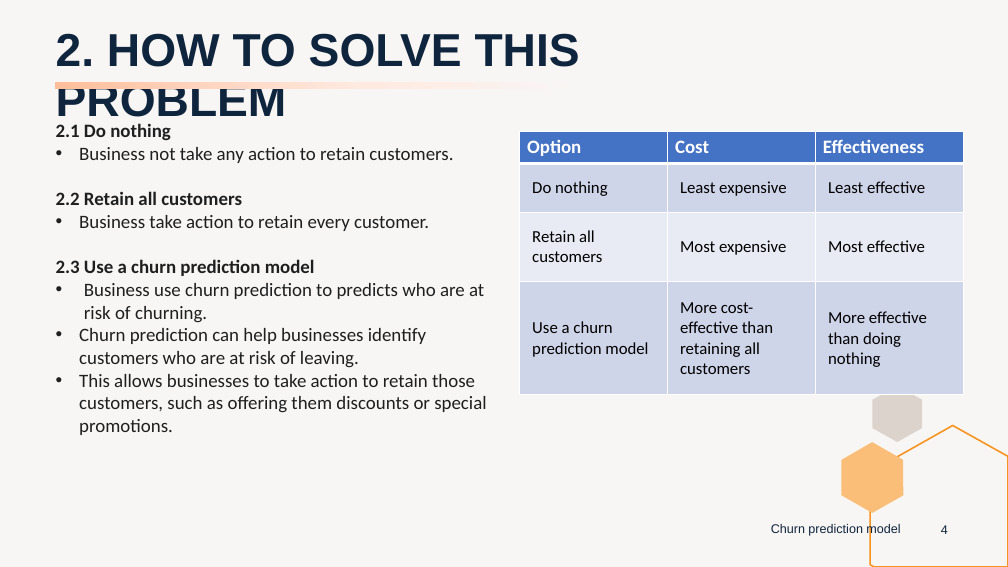
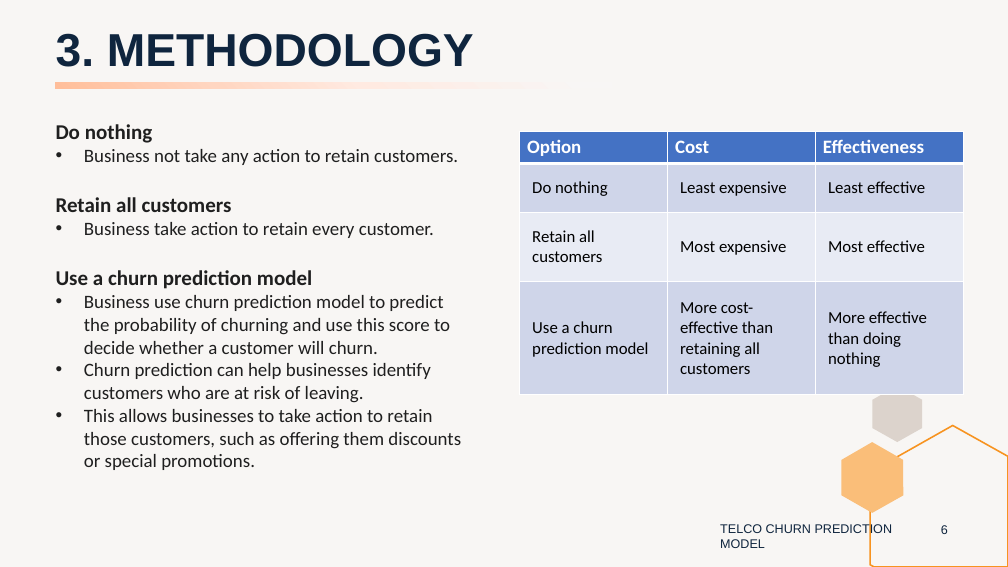
Before and after one commit to peerapat-t/telco_churn_prediction_model, a slide deck: slide 6 of Telco churn prediction model presentation.pptx (slide 4 before the commit). Drawn at 1008x567 pixels with LibreOffice and Linux fonts; fonts in the diff are those of the drawing. Boxes give left, top, right and bottom in pixels: in the first picture for what was removed or moved away, otherwise in the second. Text is boxed around its words. In the diff, an @@ line names an element or a change of style, - is before the commit and + after.

Commit message:
Add files via upload
update slide, improve model performance by add more iteration during randomized search

```diff
--- a/Telco churn prediction model presentation.pptx
+++ b/Telco churn prediction model presentation.pptx
@@ title removed at bbox=[56, 33, 580, 126] @@
-2. HOW TO SOLVE THIS PROBLEM
@@ title added at bbox=[56, 33, 474, 67], 44 pt, text #0F253E, bold @@
+3. METHODOLOGY
@@ text at bbox=[56, 124, 153, 143]: text changed; size 18 to 20 pt @@
-2.1 Do nothing
+Do nothing
@@ text at bbox=[84, 149, 461, 470]: indent changed @@
@@ text at bbox=[56, 197, 232, 212]: text changed; size 18 to 20 pt @@
-2.2 Retain all customers
+Retain all customers
@@ text at bbox=[56, 270, 450, 354]: text changed @@
-2.3 Use a churn prediction model
-• Business use churn prediction to predicts who are at risk of churning.
+Use a churn prediction model
+• Business use churn prediction model to predict the probability of churning and use this score to decide whether a customer will churn.
@@ text at bbox=[720, 523, 893, 548]: text changed @@
-Churn prediction model
+TELCO CHURN PREDICTION MODEL
@@ page number at bbox=[941, 525, 948, 534]: text changed @@
-4
+6
```
Also in this commit, not shown: 13 other slides changed, 7 slides added, 4 slides removed, 2 other files.
